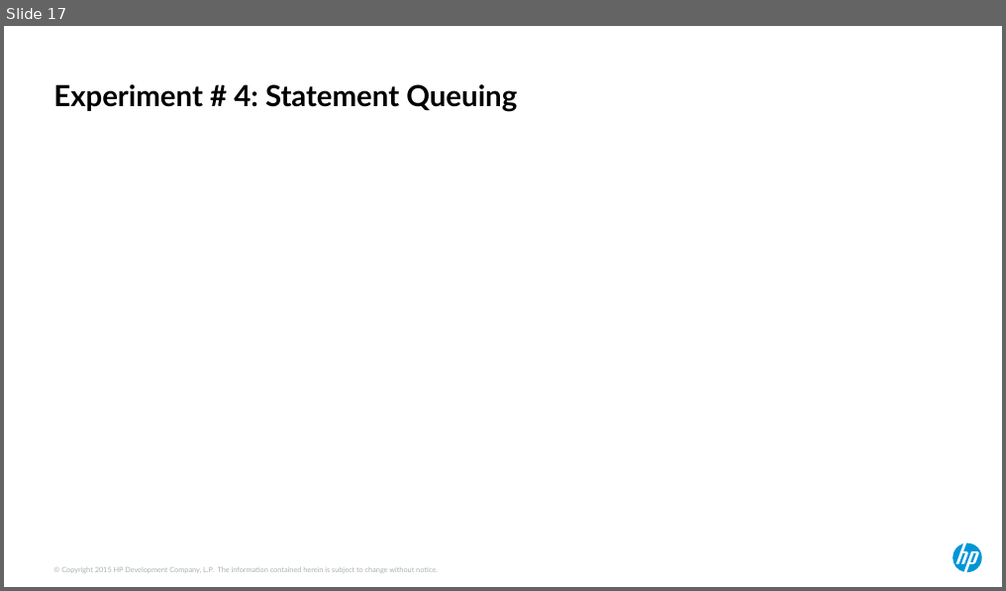
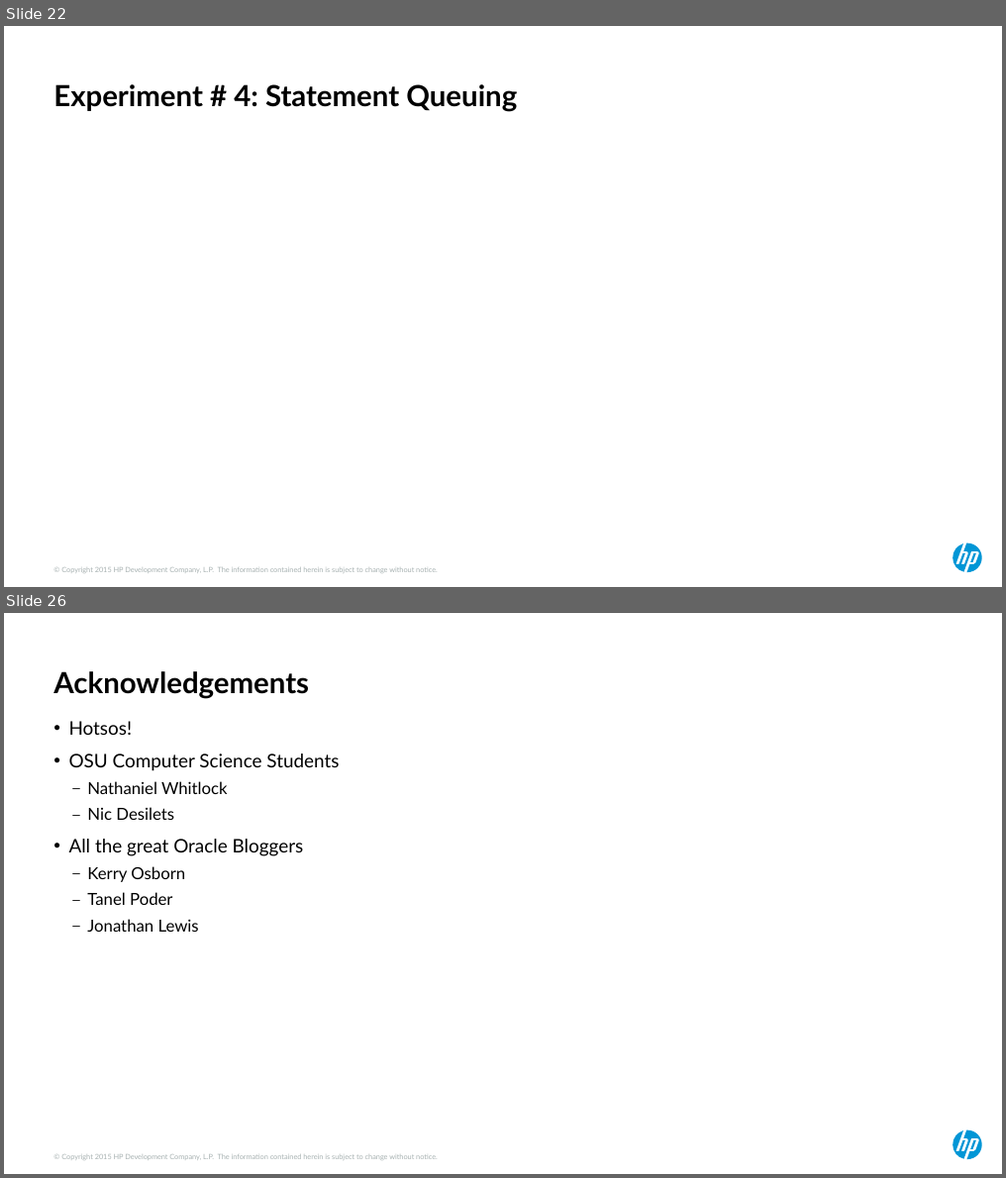
Before and after one commit to ndesilets/Group-13-HP-Big-Data-Analytics, a slide deck: Power Point Files/hotsos_2017 (kirbys inputs).pptx. Shown one above the other, each under a label of ours: slide 17 before the commit, slides 22 and 26 after it; the slides between them are not shown. The pictures are 1006x591 and 1006x1178 pixels, drawn with LibreOffice and Linux fonts; fonts in the diff are those of the drawing. Boxes give left, top, right and bottom in pixels: in the first picture for what was removed or moved away, otherwise in the second. Text is boxed around its words. In the diff, an @@ line names an element or a change of style, - is before the commit and + after.

```diff
--- a/Power Point Files/hotsos_2017 (kirbys inputs).pptx
+++ b/Power Point Files/hotsos_2017 (kirbys inputs).pptx
@@ slide 26 added at [4,613,1002,1174], background #FFFFFF; not listed: 2 template elements that a slide beside it also shows @@
@@ title added at [54,671,309,699], 28 pt, text #000000, bold @@
+Acknowledgements
@@ text added at [69,721,339,932], 16 pt, text #000000 @@
+• Hotsos!
+• OSU Computer Science Students
+  – Nathaniel Whitlock
+  – Nic Desilets
+• All the great Oracle Bloggers
+  – Kerry Osborn
+  – Tanel Poder
+  – Jonathan Lewis
@@ what was slide 17 is now slide 22 @@
```
Also in this commit, not shown: 10 slides changed, 9 other slides added, 2 slides removed, 4 other files.
